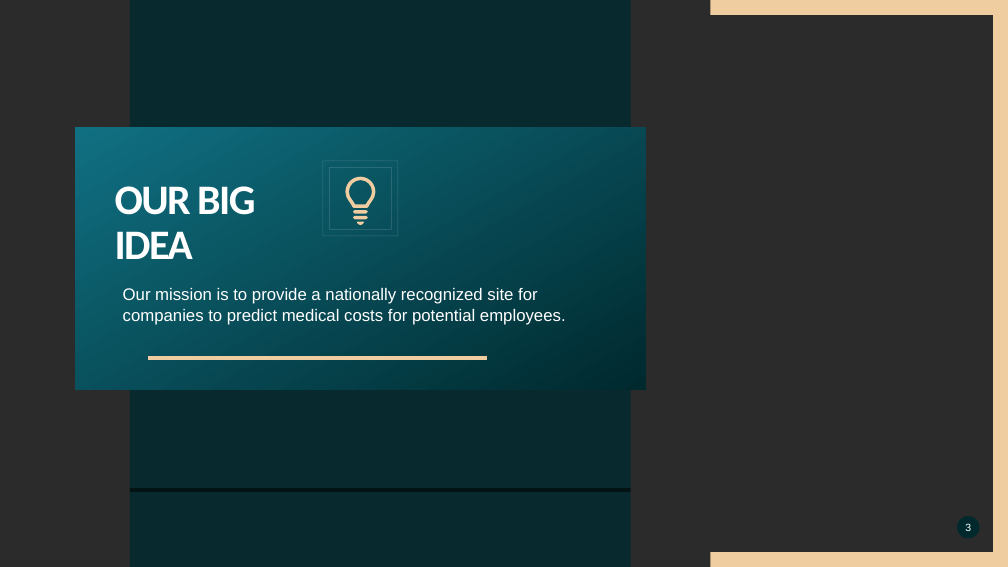
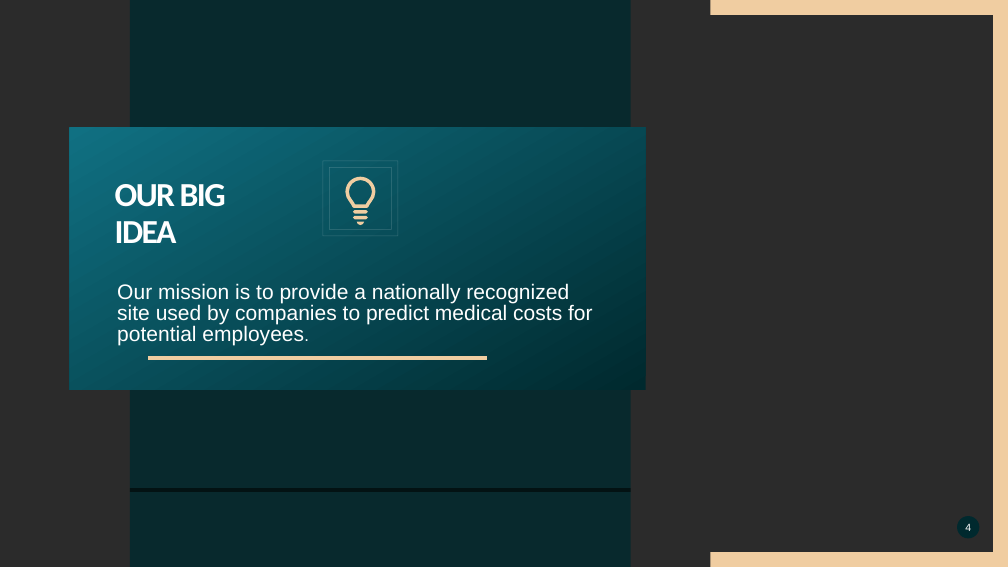
Before and after one commit to khutula/Medical-Insurance-Costs, a slide deck: slide 4 of documents/Medical Insurance Cost.pptx (slide 3 before the commit). Drawn at 1008x567 pixels with LibreOffice and Linux fonts; fonts in the diff are those of the drawing; background and template pictures are left out; a plain dark background stands for a picture behind light text. Boxes give left, top, right and bottom in pixels: in the first picture for what was removed or moved away, otherwise in the second. Text is boxed around its words. In the diff, an @@ line names an element or a change of style, - is before the commit and + after.

```diff
--- a/documents/Medical Insurance Cost.pptx
+++ b/documents/Medical Insurance Cost.pptx
@@ text "Our mission is to provide ...": place and size @@
-text "Our mission is to provide ..." at <box>75,128,646,390</box>
+text "Our mission is to provide ..." at <box>70,128,646,390</box>
@@ title "OUR BIG IDEA" at <box>115,184,226,243</box>: size 40 to 32 pt @@
@@ text at <box>117,283,593,345</box>: text changed; size 16 to 20 pt @@
-Our mission is to provide a nationally recognized site for companies to predict medical costs for potential employees.
+Our mission is to provide a nationally recognized site used by companies to predict medical costs for potential employees.
@@ page number at <box>965,523,971,531</box>: text changed @@
-3
+4
```
Also in this commit, not shown: 4 other slides changed, 10 slides added, 8 slides removed.
